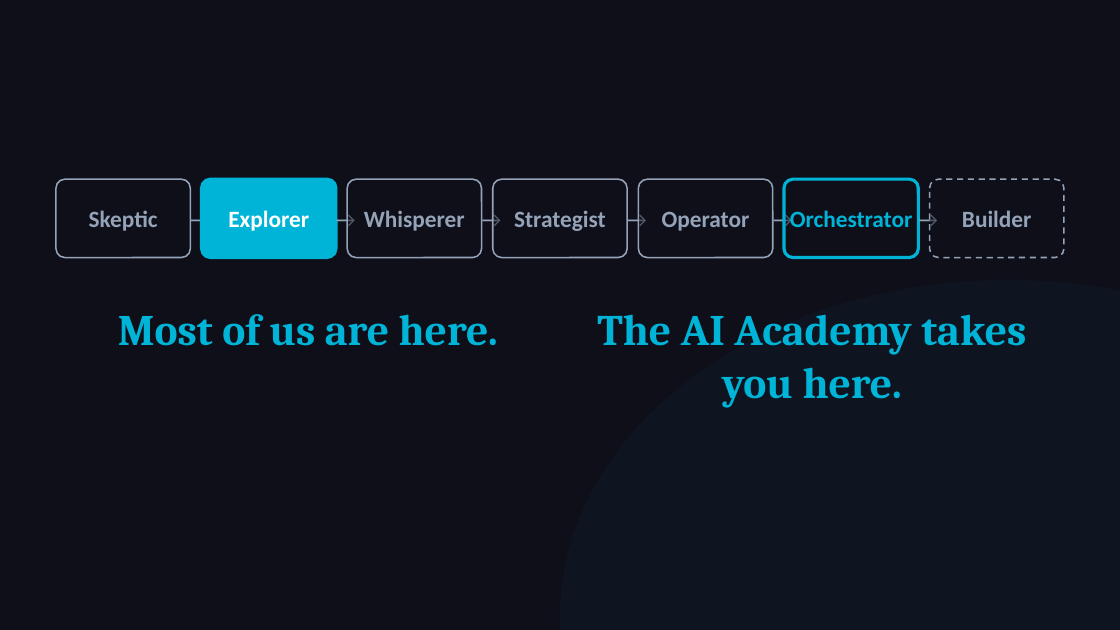
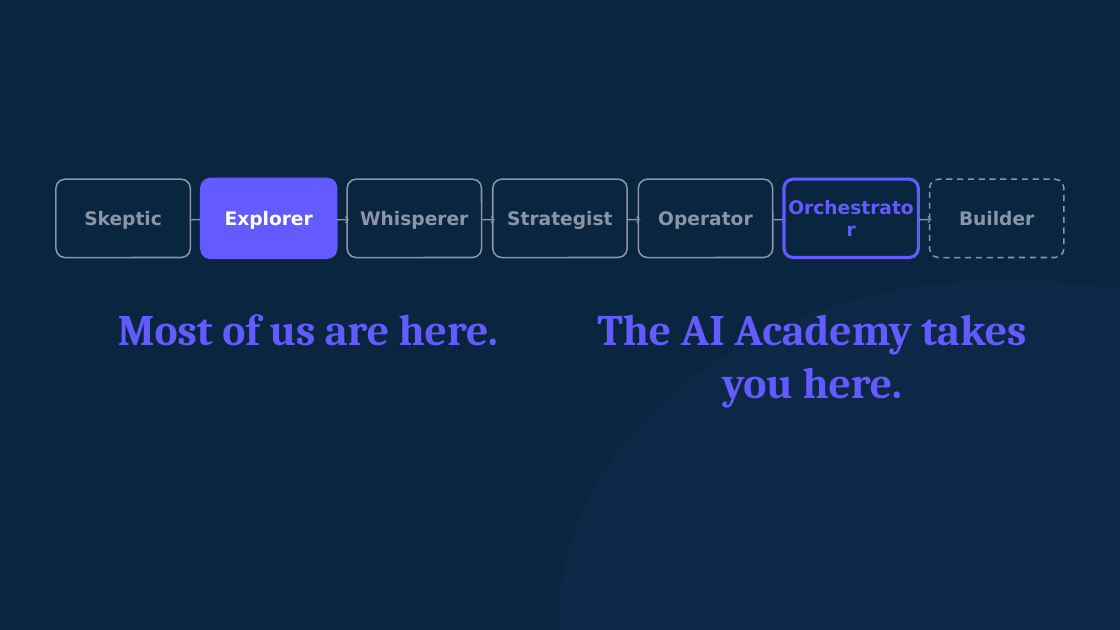
Before and after one commit to michaelengland/ai-best-practices, a slide deck: slide 7 of decks/ai-academy-pitch/ai-academy-pitch.pptx. Drawn at 1120x630 pixels with LibreOffice and Linux fonts; fonts in the diff are those of the drawing. Boxes give left, top, right and bottom in pixels: in the first picture for what was removed or moved away, otherwise in the second. Text is boxed around its words. In the diff, an @@ line names an element or a change of style, - is before the commit and + after.

```diff
--- a/decks/ai-academy-pitch/ai-academy-pitch.pptx
+++ b/decks/ai-academy-pitch/ai-academy-pitch.pptx
@@ background #0F0F1A to #0A2540 @@
@@ text "Explorer" at (225, 211, 313, 229): size 15 to 12 pt, font Calibri to DejaVu Sans @@
@@ rounded rectangle at (202, 179, 336, 258): fill #00B4D8 to #635BFF; outline #00B4D8 2 pt to #635BFF 2 pt @@
@@ fill #0F0F1A at 50% opacity to #0A2540 at 50% opacity; outline #94A3B8 1 pt to #8B95A5 1 pt in 4 elements at (56, 179, 190, 258), (347, 179, 482, 258), (493, 179, 627, 258), (638, 179, 773, 258) @@
@@ text "Orchestrator" at (784, 179, 918, 258): size 15 to 12 pt, font Calibri to DejaVu Sans, text colour #00B4D8 to #635BFF @@
@@ rounded rectangle at (784, 179, 918, 258): fill #0F0F1A at 50% opacity to #0A2540 at 50% opacity; outline #00B4D8 2 pt to #635BFF 2 pt @@
@@ size 14 to 11 pt, font Calibri to DejaVu Sans, text colour #94A3B8 to #8B95A5 in 6 elements at (190, 179, 202, 258), (336, 179, 347, 258), (482, 179, 493, 258), (627, 179, 638, 258), (773, 179, 784, 258), (918, 179, 930, 258) @@
@@ size 15 to 12 pt, font Calibri to DejaVu Sans, text colour #94A3B8 to #8B95A5 in 5 elements at (84, 211, 162, 229), (360, 211, 468, 229), (507, 211, 612, 229), (658, 211, 752, 229), (959, 211, 1034, 225) @@
@@ rounded rectangle at (930, 179, 1064, 258): fill #0F0F1A at 50% opacity to #0A2540 at 50% opacity; outline #94A3B8 1 pt dashed to #8B95A5 1 pt dashed @@
@@ ellipse at (560, 280, 1120, 630): fill #00B4D8 at 4% opacity to #635BFF at 4% opacity @@
@@ text "Most of us are here." at (118, 314, 498, 346): text colour #00B4D8 to #635BFF @@
@@ text "The AI Academy takes you ..." at (597, 314, 1026, 408): text colour #00B4D8 to #635BFF @@
```
Also in this commit, not shown: 9 other slides changed, 34 other files.
